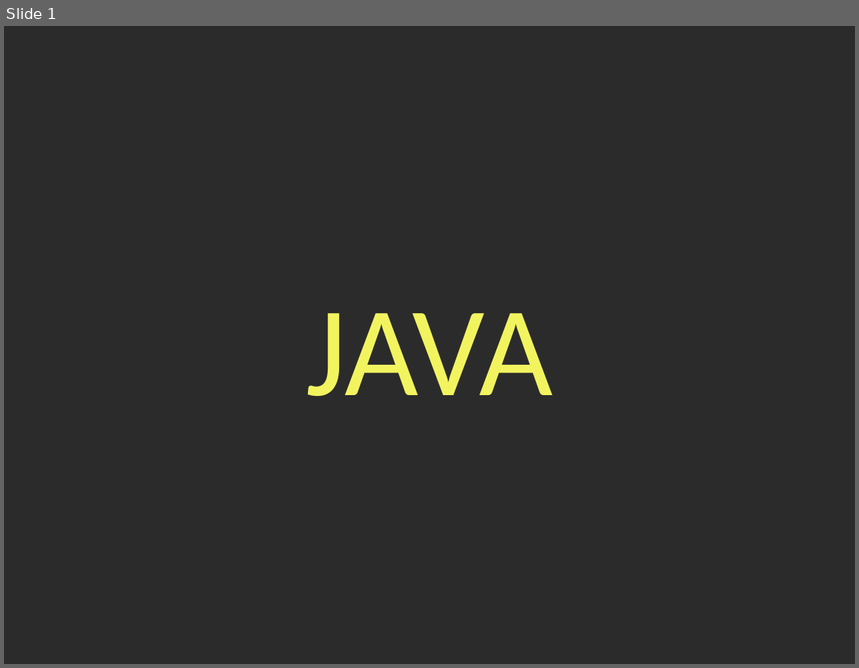
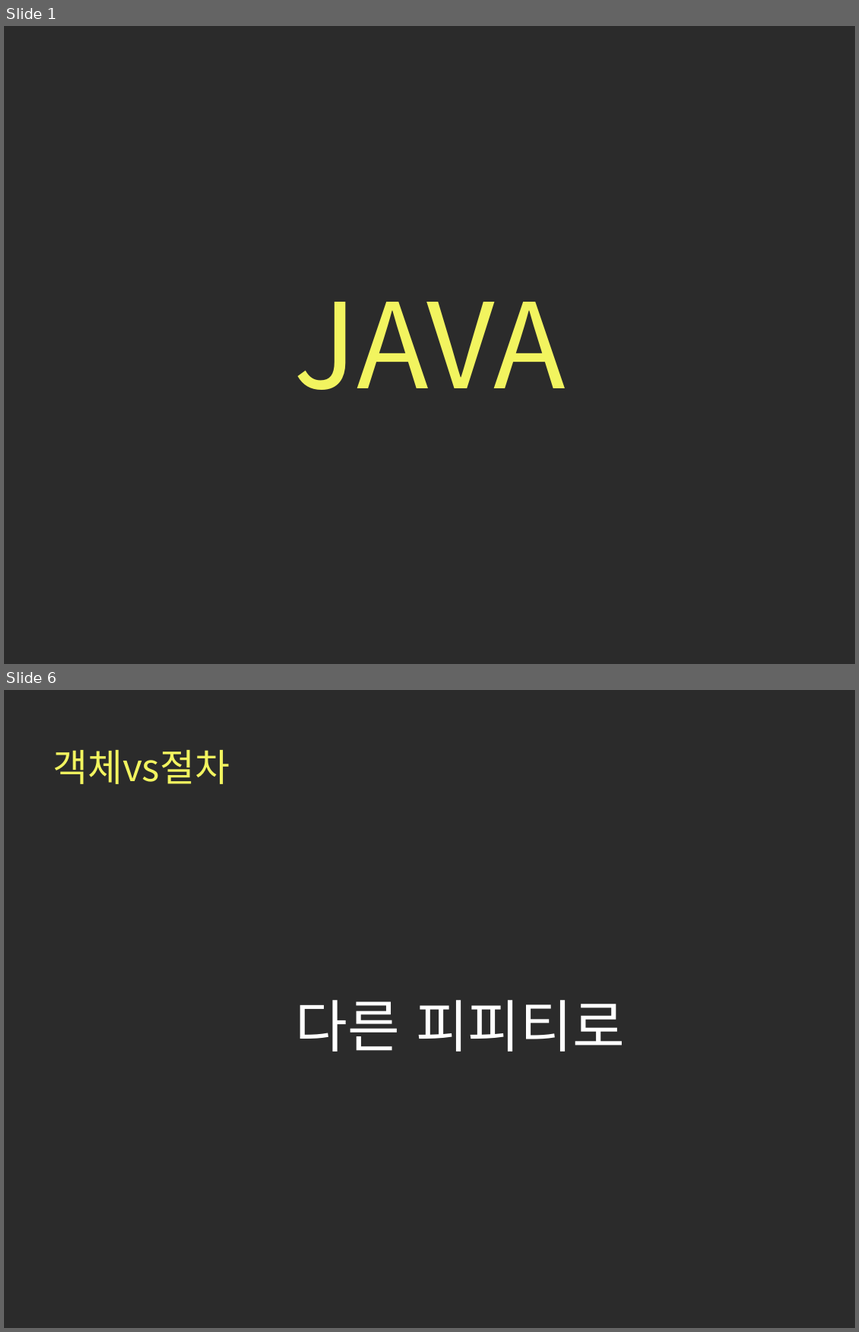
Before and after one commit to bamtoll09/Java_Education, a slide deck: 1장_자바.pptx. Shown one above the other, each under a label of ours: slide 1 before the commit, slides 1 and 6 after it; the slides between them are not shown. The pictures are 859x668 and 859x1332 pixels, drawn with LibreOffice and Linux fonts; fonts in the diff are those of the drawing; background and template pictures are left out; a plain dark background stands for a picture behind light text. Boxes give left, top, right and bottom in pixels: in the first picture for what was removed or moved away, otherwise in the second. Text is boxed around its words. In the diff, an @@ line names an element or a change of style, - is before the commit and + after.

```diff
--- a/1장_자바.pptx
+++ b/1장_자바.pptx
@@ slide 6 added at [4, 690, 855, 1328], background picture (left out) @@
@@ title added at [53, 750, 230, 784], 32 pt, text #F2F45F @@
+객체vs절차
@@ text added at [296, 1000, 625, 1052], 48 pt, text #FFFFFF @@
+다른 피피티로
@@ slide 1 changed as well @@
@@ title "JAVA": place and size @@
-title "JAVA" at [306, 313, 553, 396]
+title "JAVA" at [294, 302, 565, 390]
@@ title "JAVA" at [294, 302, 565, 390]: size 108 to 100 pt, font Calibri to Noto Sans CJK KR; line spacing 1 to 0.9; vertical alignment top to middle @@
```
Also in this commit, not shown: 8 other slides added, 1 slide removed, 2 other files.
